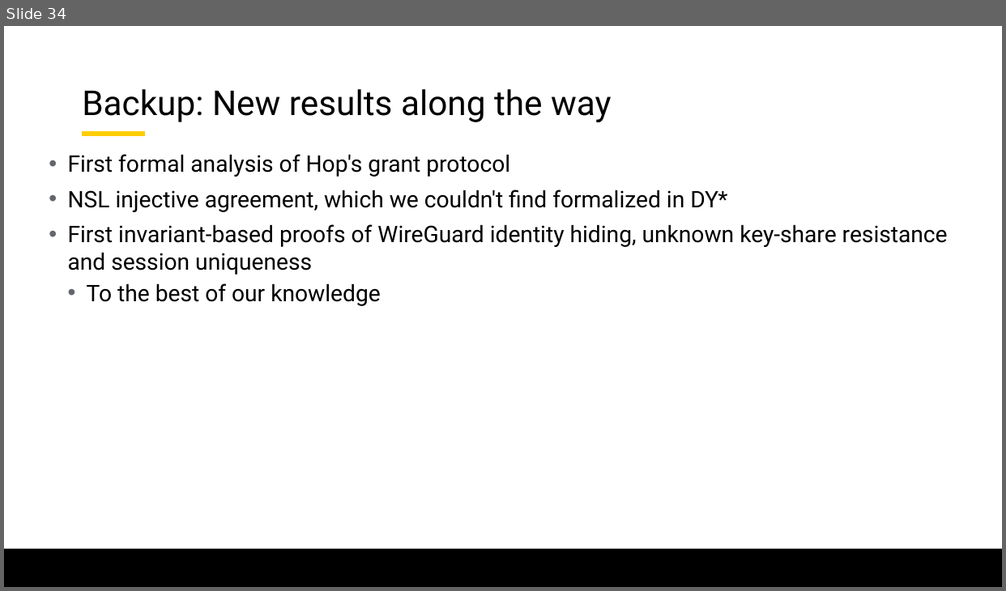
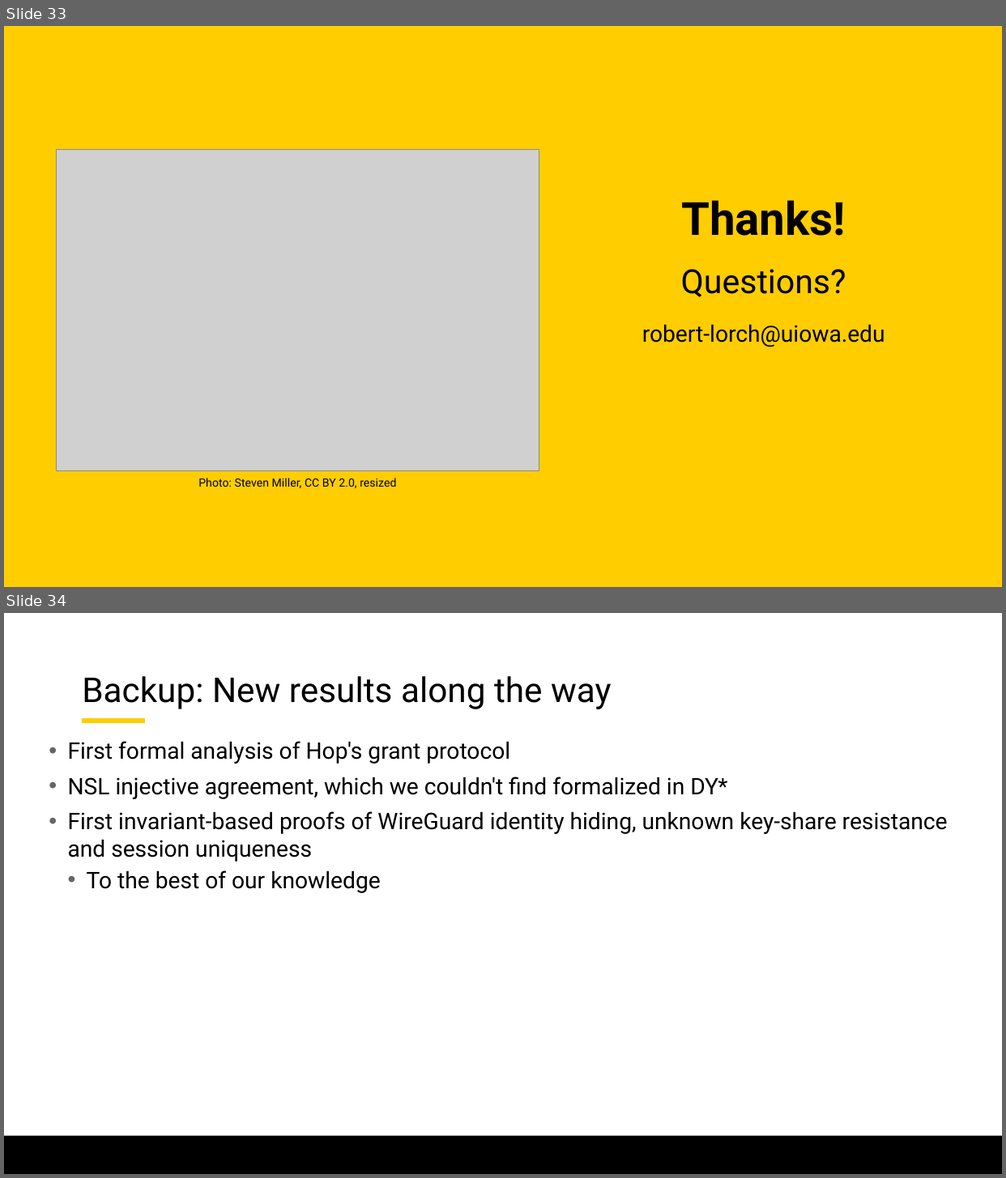
Before and after one commit to lorchrob/graduate_research_symposium, a slide deck: symposium_slides.pptx. Shown one above the other, each under a label of ours: slide 34 before the commit, slides 33 and 34 after it. The pictures are 1006x591 and 1006x1178 pixels, drawn with LibreOffice and Linux fonts; fonts in the diff are those of the drawing; grey boxes stand for pictures; background and template pictures are left out. Boxes give left, top, right and bottom in pixels: in the first picture for what was removed or moved away, otherwise in the second. Text is boxed around its words. In the diff, an @@ line names an element or a change of style, - is before the commit and + after.

```diff
--- a/symposium_slides.pptx
+++ b/symposium_slides.pptx
@@ slide 33 added at (4, 26, 1002, 587), background #FFCD00 @@
@@ picture added at (57, 149, 539, 472) @@
@@ text added at (681, 200, 846, 236), 44 pt, text #000000, bold @@
+Thanks!
@@ text added at (681, 269, 846, 297), 32 pt, text #000000 @@
+Questions?
@@ text added at (642, 324, 885, 348), 22 pt, text #000000 @@
+robert-lorch@uiowa.edu
@@ text added at (198, 478, 396, 489), 11 pt, text #000000 @@
+Photo: Steven Miller, CC BY 2.0, resized
```
Also in this commit, not shown: 7 slides changed, 2 other slides added, 3 slides removed.
